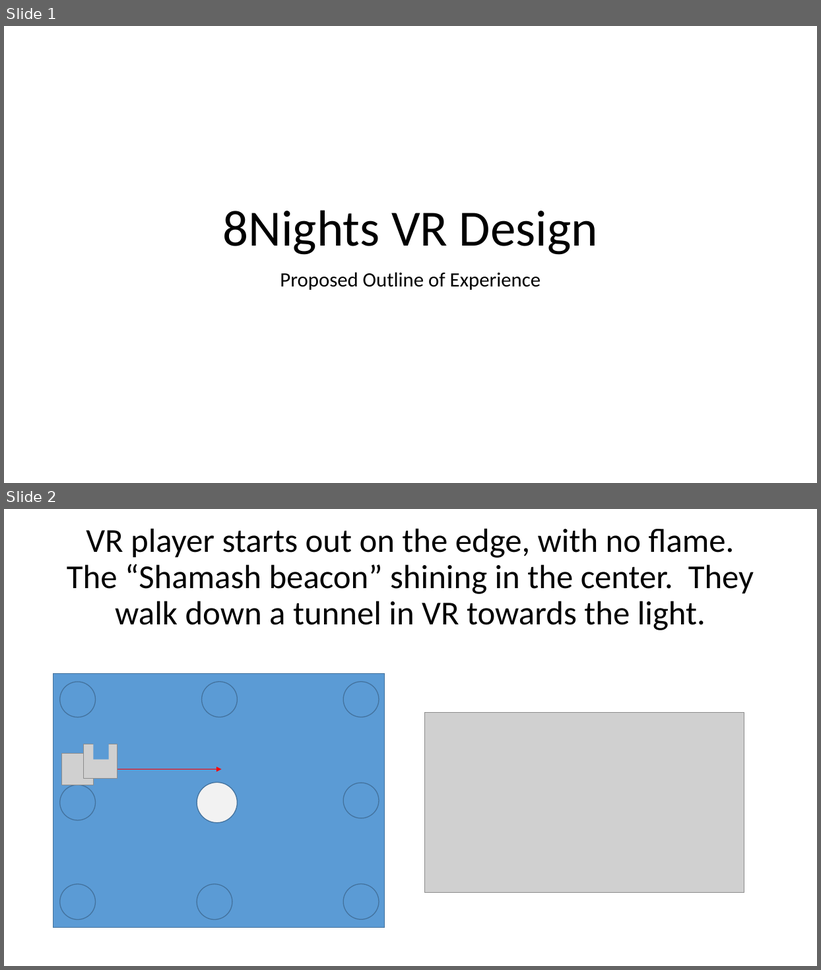
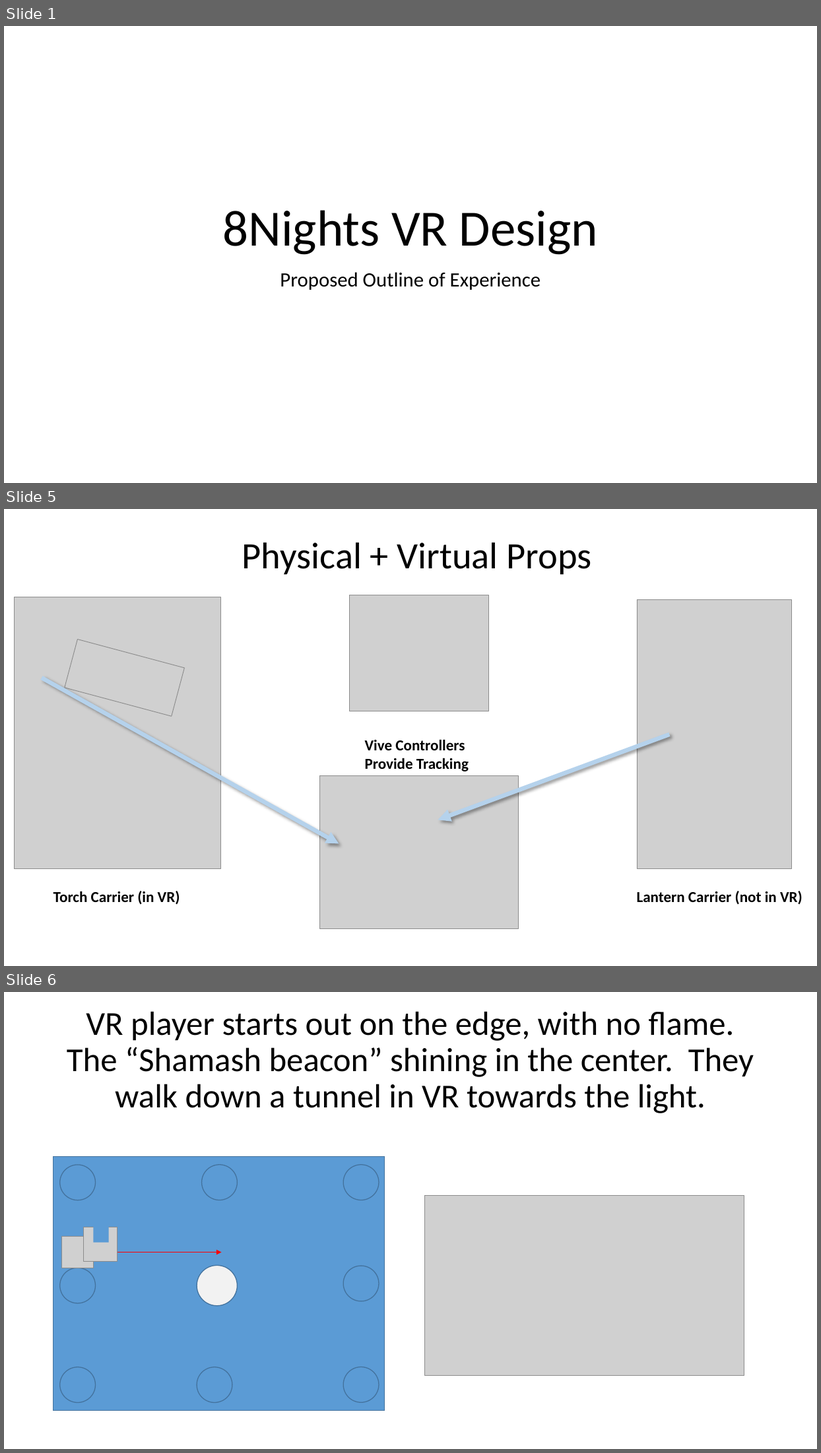
Before and after one commit to mmandel/8Nights2, a slide deck: docs/8NightsVRDesign.pptx. Shown one above the other, each under a label of ours: slides 1 and 2 before the commit, slides 1, 5 and 6 after it; the slides between them are not shown. The pictures are 821x970 and 821x1453 pixels, drawn with LibreOffice and Linux fonts; fonts in the diff are those of the drawing; grey boxes stand for pictures. Boxes give left, top, right and bottom in pixels: in the first picture for what was removed or moved away, otherwise in the second. Text is boxed around its words. In the diff, an @@ line names an element or a change of style, - is before the commit and + after.

```diff
--- a/docs/8NightsVRDesign.pptx
+++ b/docs/8NightsVRDesign.pptx
@@ slide 5 added at box(4, 509, 817, 966), background #FFFFFF @@
@@ text added at box(242, 542, 592, 574), 44 pt, text #000000 @@
+Physical + Virtual Props
@@ picture added at box(15, 597, 221, 869) @@
@@ picture added at box(350, 595, 490, 712) @@
@@ picture added at box(637, 600, 791, 869) @@
@@ picture added at box(65, 640, 185, 716) @@
@@ arrow added from (42, 678) to (339, 844), #B5D2EC 5 pt @@
@@ text added at box(365, 739, 469, 772), 18 pt, text #000000, bold @@
+Vive Controllers Provide Tracking
@@ arrow added from (669, 735) to (438, 820), #B5D2EC 5 pt @@
@@ picture added at box(320, 776, 519, 929) @@
@@ text added at box(54, 891, 180, 905), 18 pt, text #000000, bold @@
+Torch Carrier (in VR)
@@ text added at box(637, 891, 803, 905), 18 pt, text #000000, bold @@
+Lantern Carrier (not in VR)
@@ what was slide 2 is now slide 6 @@
```
Also in this commit, not shown: 1 slide changed, 3 other slides added, 1 other file.
